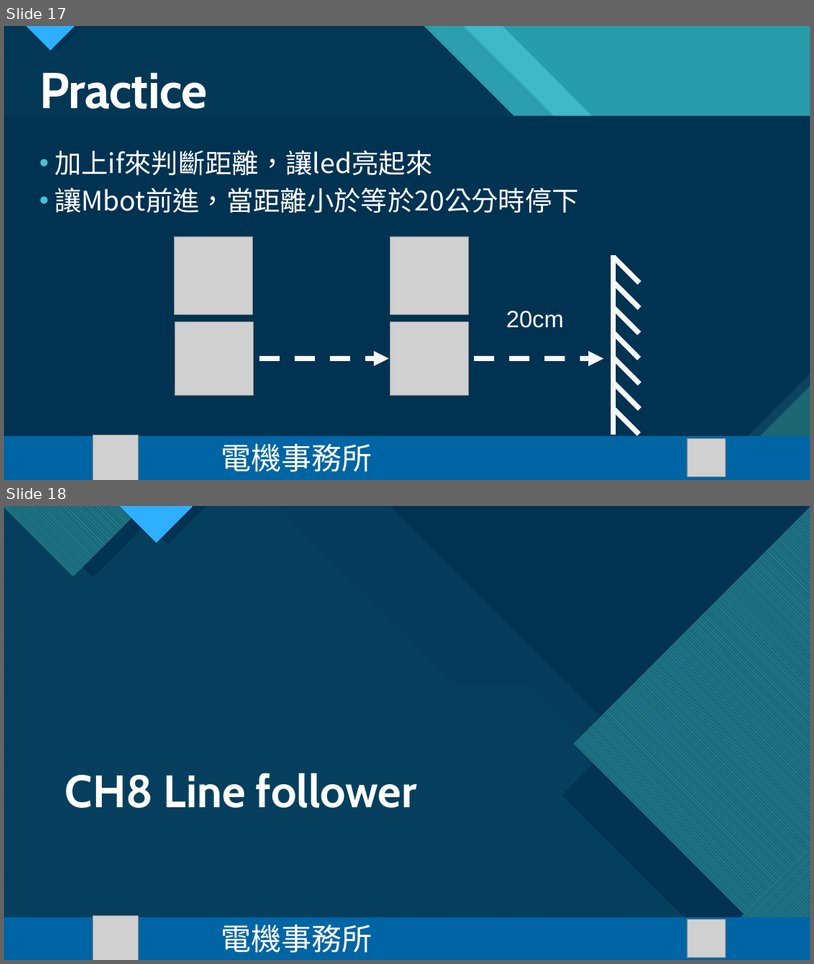
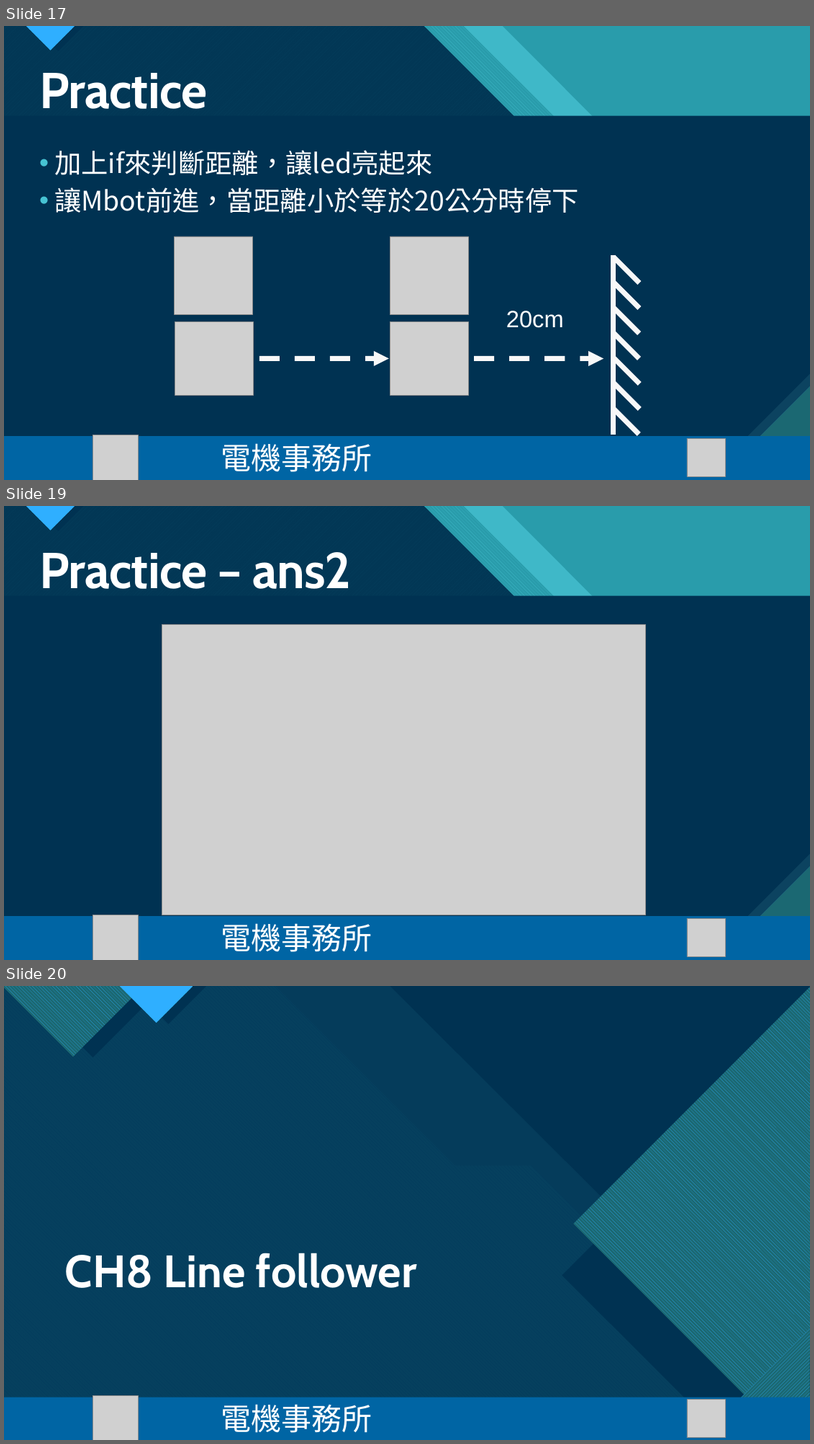
Before and after one commit to Harrysome/2022-NTNU-EEcamp, a slide deck: PPT/機器人動起來 day4.pptx. Shown one above the other, each under a label of ours: slides 17 and 18 before the commit, slides 17, 19 and 20 after it; the slides between them are not shown. The pictures are 814x964 and 814x1444 pixels, drawn with LibreOffice and Linux fonts; fonts in the diff are those of the drawing; grey boxes stand for pictures. Boxes give left, top, right and bottom in pixels: in the first picture for what was removed or moved away, otherwise in the second. Text is boxed around its words. In the diff, an @@ line names an element or a change of style, - is before the commit and + after.

```diff
--- a/PPT/機器人動起來 day4.pptx
+++ b/PPT/機器人動起來 day4.pptx
@@ slide 19 added at bbox=[4, 506, 810, 960], background #47C3D3; not listed: 18 template elements that a slide beside it also shows @@
@@ title added at bbox=[39, 552, 352, 589], 60 pt, text #FFFFFF, bold @@
+Practice – ans2
@@ picture added at bbox=[162, 625, 646, 914] @@
@@ group added at bbox=[4, 915, 810, 960]: 2 pictures, 1 rectangle, 1 text @@
+電機事務所
@@ what was slide 18 is now slide 20 @@
```
Also in this commit, not shown: 5 other slides added, 2 other files.
